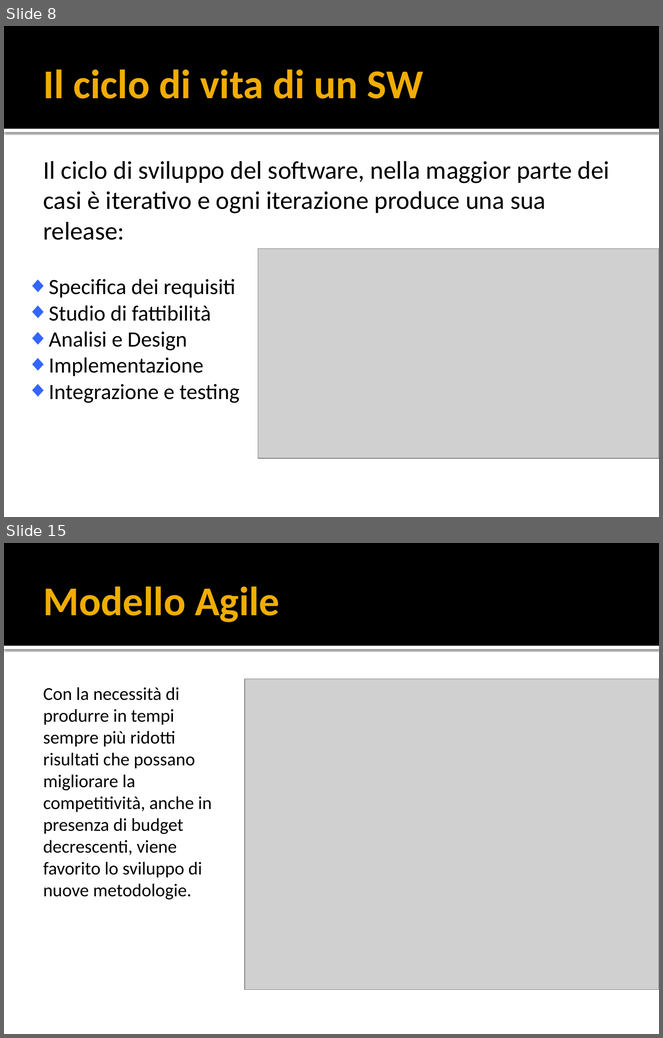
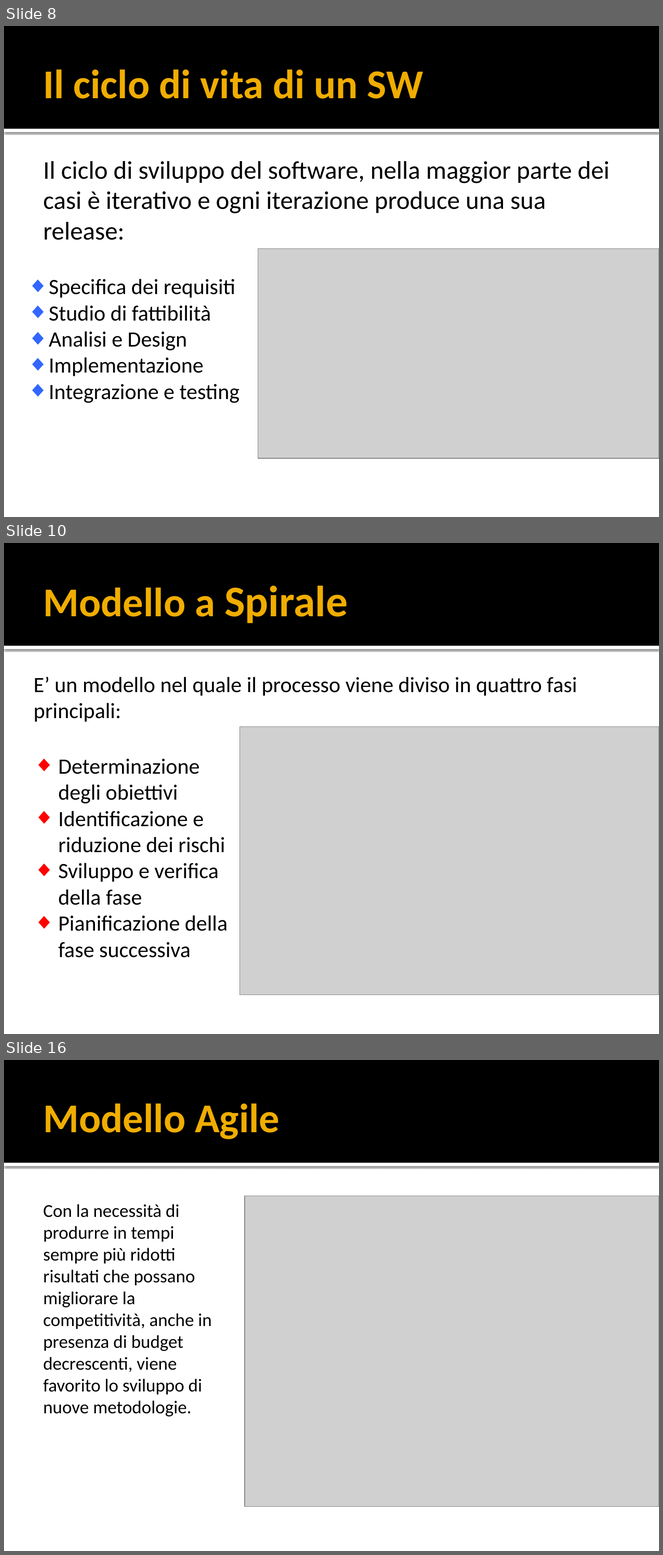
Before and after one commit to yan0z/ISW, a slide deck: Quesito 6 Team/Presentation1.pptx. Shown one above the other, each under a label of ours: slides 8 and 15 before the commit, slides 8, 10 and 16 after it; the slides between them are not shown. The pictures are 663x1038 and 663x1555 pixels, drawn with LibreOffice and Linux fonts; fonts in the diff are those of the drawing; grey boxes stand for pictures. Boxes give left, top, right and bottom in pixels: in the first picture for what was removed or moved away, otherwise in the second. Text is boxed around its words. In the diff, an @@ line names an element or a change of style, - is before the commit and + after.

```diff
--- a/Quesito 6 Team/Presentation1.pptx
+++ b/Quesito 6 Team/Presentation1.pptx
@@ slide 10 added at bbox=[4, 543, 659, 1034], background #FFFFFF; not listed: 2 template elements that a slide beside it also shows @@
@@ title added at bbox=[44, 586, 348, 624], 45 pt, text #F0AD00, bold @@
+Modello a Spirale
@@ text added at bbox=[34, 677, 577, 722], 24 pt, text #000000 @@
+E’ un modello nel quale il processo viene diviso in quattro fasi principali:
@@ picture added at bbox=[240, 727, 659, 996] @@
@@ text added at bbox=[58, 759, 228, 958], 24 pt, text #000000 @@
+◆ Determinazione degli obiettivi
+◆ Identificazione e riduzione dei rischi
+◆ Sviluppo e verifica della fase
+◆ Pianificazione della fase successiva
@@ what was slide 15 is now slide 16 @@
```
Also in this commit, not shown: 7 slides changed, 6 other slides added, 10 slides removed.
